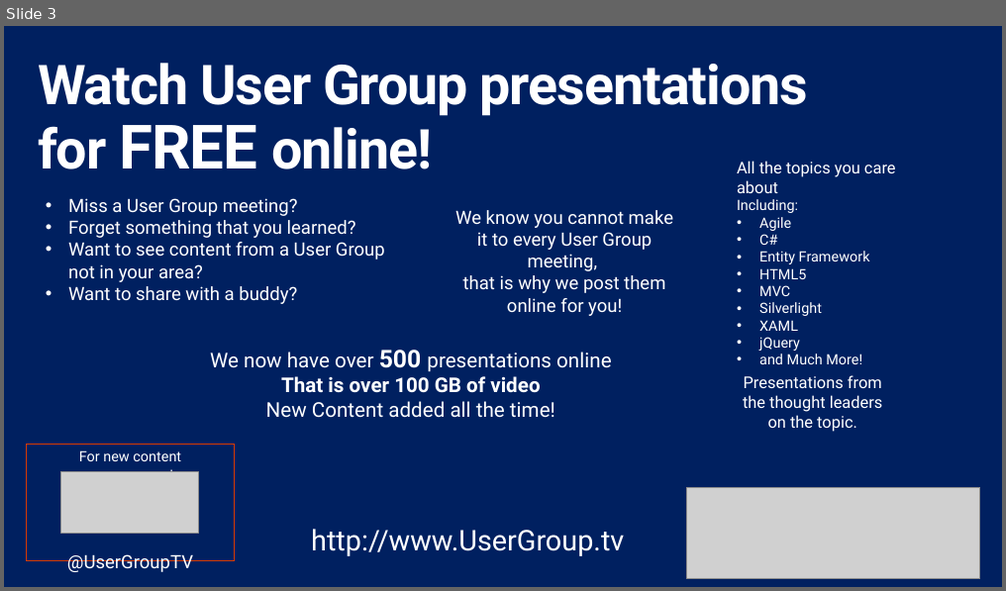
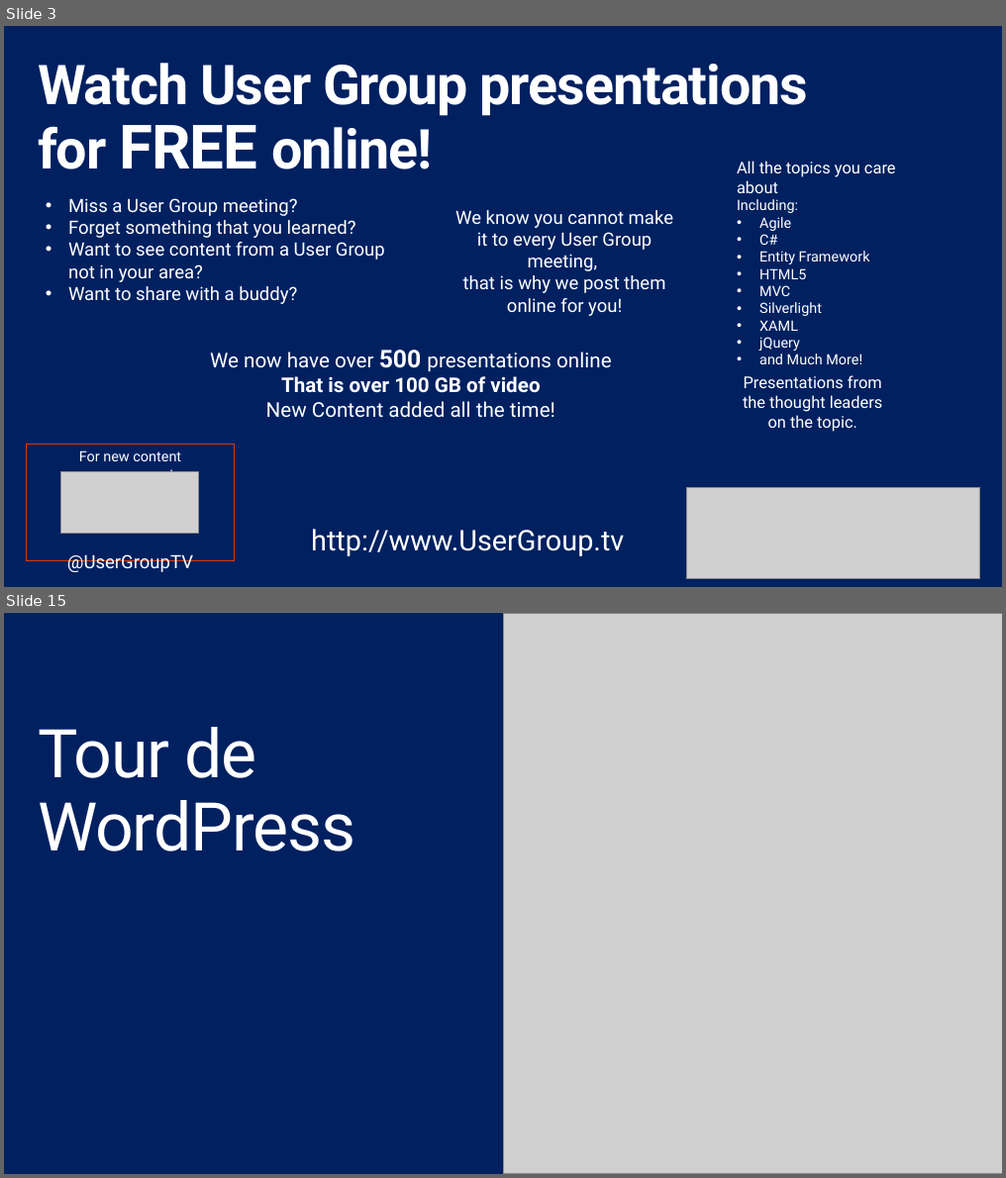
Before and after one commit to shawnweisfeld/20160906_GiveCampDevBootcamp, a slide deck: DevBootcamp.pptx. Shown one above the other, each under a label of ours: slide 3 before the commit, slides 3 and 15 after it; the slides between them are not shown. The pictures are 1006x591 and 1006x1178 pixels, drawn with LibreOffice and Linux fonts; fonts in the diff are those of the drawing; grey boxes stand for pictures; background and template pictures are left out. Boxes give left, top, right and bottom in pixels: in the first picture for what was removed or moved away, otherwise in the second. Text is boxed around its words. In the diff, an @@ line names an element or a change of style, - is before the commit and + after.

```diff
--- a/DevBootcamp.pptx
+++ b/DevBootcamp.pptx
@@ slide 15 added at (x1=4, y1=613, x2=1002, y2=1174), background #002060 @@
@@ picture added at (x1=503, y1=613, x2=1002, y2=1174) @@
@@ title added at (x1=38, y1=727, x2=356, y2=852), 66 pt, text #FFFFFF @@
+Tour de WordPress
```
Also in this commit, not shown: 3 slides changed, 25 other slides added.
